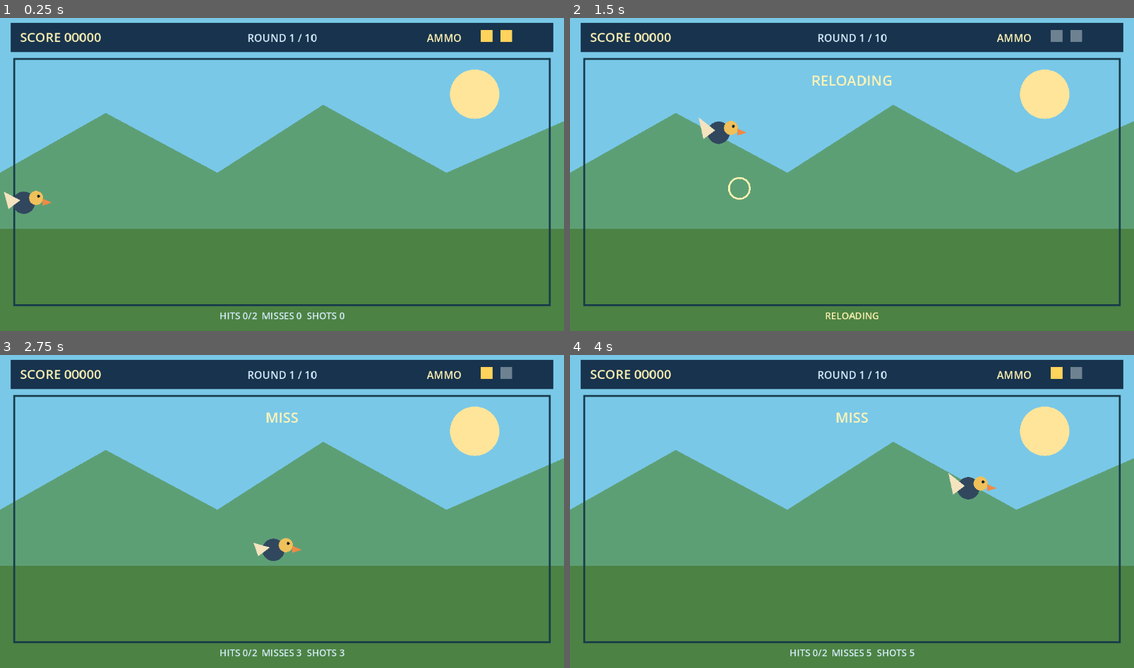
Above: before the commit, frames 1-4 (two rows, left to right).
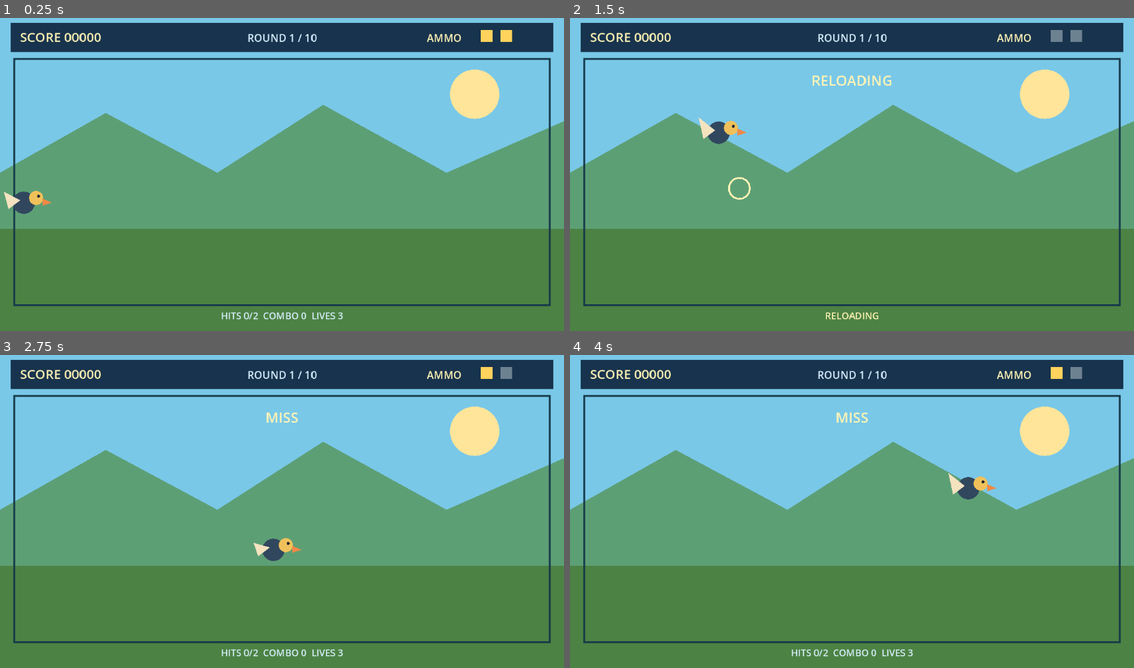
Above: after the commit, the same moments.

Repository: ranababu1/duckhunt
Game: Godot game, scene res://scenes/main/main.tscn
Two runs of this game, one before a commit and one after it. Both use one fixed random seed, a clock stepped at 60 frames per second and the inputs below.
Inputs (mouse positions are in pixels of both pictures, inside the frame that each line leads up to):
- Up to frame 1 (0.25 s): no input
- Up to frame 2 (1.5 s): move the mouse to (976, 155) at 0.52 s; click (976, 155) at 0.67 s; move the mouse to (739, 187) at 1.27 s; click (739, 187) at 1.42 s
- Up to frame 3 (2.75 s): move the mouse to (338, 439) at 2.02 s; click (338, 439) at 2.17 s
- Up to frame 4 (4 s): move the mouse to (823, 574) at 2.77 s; click (823, 574) at 2.92 s; move the mouse to (1021, 558) at 3.52 s; click (1021, 558) at 3.67 s

The runs differ from the first frame. In frame 1, 0.3% of the frame differs, in the area x 39-62%, y 93-97%; in frame 2, nothing differs; in frame 3, 0.3%; in frame 4, 0.3%.

Commit message:
Add scoring and run lives

Diff:
--- a/scripts/core/game_manager.gd
+++ b/scripts/core/game_manager.gd
@@ -35,6 +35,10 @@
 	if state == State.PLAYING:
 		_transition_to(State.GAME_OVER)
 
+func on_lives_depleted() -> void:
+	if state == State.PLAYING:
+		_transition_to(State.GAME_OVER)
+
 func _process(delta: float) -> void:
 	if state != State.ROUND_CLEAR:
 		return
--- a/scripts/gameplay/prototype_game.gd
+++ b/scripts/gameplay/prototype_game.gd
@@ -11,6 +11,7 @@
 const RoundControllerScript = preload("res://scripts/gameplay/round_controller.gd")
 const GameManagerScript = preload("res://scripts/core/game_manager.gd")
 const RoundCatalogScript = preload("res://scripts/data/round_catalog.gd")
+const ScoreServiceScript = preload("res://scripts/gameplay/score_service.gd")
 
 var duck
 var weapon
@@ -42,6 +43,7 @@
 	duck.terminal_animation_finished.connect(_on_duck_terminal_finished)
 	round.round_cleared.connect(_on_round_cleared)
 	round.round_failed.connect(_on_round_failed)
+	run.life_depleted.connect(game_manager.on_lives_depleted)
 	game_manager.round_started.connect(_apply_round_config)
 	game_manager.state_changed.connect(_on_game_state_changed)
 	game_manager.configure(RoundCatalogScript.classic_mode())
@@ -81,11 +83,13 @@
 		_show_feedback("MISS")
 
 func _on_duck_hit(_duck: Node2D) -> void:
-	run.record_hit()
+	var points: int = ScoreServiceScript.points_for_hit(run.combo)
+	run.record_hit(points)
 	round.register_hit()
-	_show_feedback("HIT +100")
+	_show_feedback("HIT +%d" % points)
 
 func _on_duck_escaped(_duck: Node2D) -> void:
+	run.record_escape()
 	round.register_escape()
 	_show_feedback("ESCAPED")
 
@@ -94,6 +98,9 @@
 		_spawn_duck()
 
 func _on_round_cleared() -> void:
+	var remaining_escapes: int = round.allowed_escapes - round.escapes
+	var bonus: int = ScoreServiceScript.round_clear_bonus(remaining_escapes, run.accuracy_percent())
+	run.add_score(bonus)
 	game_manager.on_round_cleared()
 
 func _on_round_failed() -> void:
@@ -146,7 +153,7 @@
 	if weapon.is_reloading:
 		_draw_centered_text("RELOADING", Vector2(480, 520), 16, Color("fff4b5"))
 	else:
-		_draw_centered_text("HITS %d/%d  MISSES %d  SHOTS %d" % [round.round_hits, round.required_hits, run.misses, run.shots_fired], Vector2(480, 520), 16, Color("d9f0ff"))
+		_draw_centered_text("HITS %d/%d  COMBO %d  LIVES %d" % [round.round_hits, round.required_hits, run.combo, run.lives], Vector2(480, 520), 16, Color("d9f0ff"))
 
 func _draw_text(text: String, position: Vector2, font_size: int, color: Color) -> void:
 	draw_string(ThemeDB.fallback_font, position, text, HORIZONTAL_ALIGNMENT_LEFT, -1, font_size, color)
--- a/scripts/gameplay/run_controller.gd
+++ b/scripts/gameplay/run_controller.gd
@@ -2,30 +2,51 @@
 extends Node
 
 signal counters_changed(shots: int, hits: int, misses: int, score: int)
+signal lives_changed(current_lives: int)
+signal life_depleted()
 
+@export var initial_lives := 3
 var shots_fired := 0
 var hits := 0
 var misses := 0
 var score := 0
+var combo := 0
+var lives := 3
 
 func reset_run() -> void:
 	shots_fired = 0
 	hits = 0
 	misses = 0
 	score = 0
+	combo = 0
+	lives = initial_lives
 	_emit_counters()
+	lives_changed.emit(lives)
 
 func record_shot() -> void:
 	shots_fired += 1
 	_emit_counters()
 
-func record_hit() -> void:
+func record_hit(points: int) -> void:
 	hits += 1
-	score += 100
+	score += points
+	combo += 1
 	_emit_counters()
 
 func record_miss() -> void:
 	misses += 1
+	combo = 0
+	_emit_counters()
+
+func record_escape() -> void:
+	combo = 0
+	lives = maxi(lives - 1, 0)
+	lives_changed.emit(lives)
+	if lives == 0:
+		life_depleted.emit()
+
+func add_score(points: int) -> void:
+	score += maxi(points, 0)
 	_emit_counters()
 
 func accuracy_percent() -> float:
--- /dev/null
+++ b/scripts/gameplay/score_service.gd
@@ -0,0 +1,17 @@
+class_name ScoreService
+extends RefCounted
+
+const STANDARD_HIT_POINTS := 100
+const COMBO_STEP_POINTS := 25
+const MAX_COMBO_BONUS := 100
+const ROUND_CLEAR_BASE_POINTS := 150
+const PERFECT_ROUND_BONUS := 100
+
+static func points_for_hit(current_combo: int) -> int:
+	return STANDARD_HIT_POINTS + mini(current_combo * COMBO_STEP_POINTS, MAX_COMBO_BONUS)
+
+static func round_clear_bonus(remaining_escapes: int, accuracy_percent: float) -> int:
+	var bonus := ROUND_CLEAR_BASE_POINTS + maxi(remaining_escapes, 0) * 25
+	if is_equal_approx(accuracy_percent, 100.0):
+		bonus += PERFECT_ROUND_BONUS
+	return bonus
--- a/tests/gameplay_logic_test.gd
+++ b/tests/gameplay_logic_test.gd
@@ -6,6 +6,7 @@
 const RoundControllerScript = preload("res://scripts/gameplay/round_controller.gd")
 const RoundCatalogScript = preload("res://scripts/data/round_catalog.gd")
 const GameManagerScript = preload("res://scripts/core/game_manager.gd")
+const ScoreServiceScript = preload("res://scripts/gameplay/score_service.gd")
 
 var failures: Array[String] = []
 
@@ -15,6 +16,7 @@
 	_test_round_outcomes()
 	_test_duck_terminal_states()
 	_test_classic_round_progression()
+	_test_scoring_and_lives()
 	if failures.is_empty():
 		print("PASS: gameplay logic tests")
 		quit(0)
@@ -41,7 +43,7 @@
 	var run = RunControllerScript.new()
 	_assert(is_equal_approx(run.accuracy_percent(), 0.0), "zero shots must report zero accuracy")
 	run.record_shot()
-	run.record_hit()
+	run.record_hit(100)
 	_assert(is_equal_approx(run.accuracy_percent(), 100.0), "one hit from one shot must report 100 percent")
 	run.free()
 
@@ -89,6 +91,19 @@
 	_assert(manager.current_round_index == 1, "cleared round should advance to the next round")
 	manager.free()
 
+func _test_scoring_and_lives() -> void:
+	_assert(ScoreServiceScript.points_for_hit(0) == 100, "first hit must award standard points")
+	_assert(ScoreServiceScript.points_for_hit(99) == 200, "combo bonus must be capped")
+	_assert(ScoreServiceScript.round_clear_bonus(2, 100.0) == 300, "perfect round bonus should be applied")
+	var run = RunControllerScript.new()
+	run.reset_run()
+	run.record_hit(ScoreServiceScript.points_for_hit(run.combo))
+	run.record_hit(ScoreServiceScript.points_for_hit(run.combo))
+	_assert(run.score == 225, "consecutive hits should receive a combo bonus")
+	run.record_escape()
+	_assert(run.combo == 0 and run.lives == 2, "escape should reset combo and consume one life")
+	run.free()
+
 func _assert(condition: bool, description: String) -> void:
 	if not condition:
 		failures.append(description)
Not shown, changed: doc/changelog.md
Not shown, changed: doc/currentstate.md
